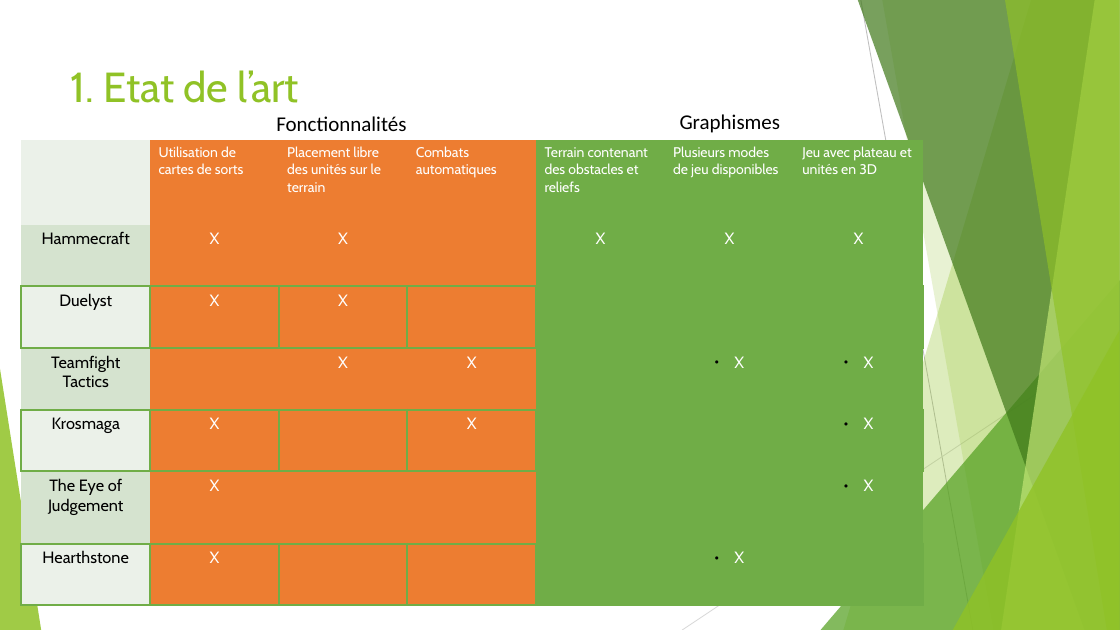
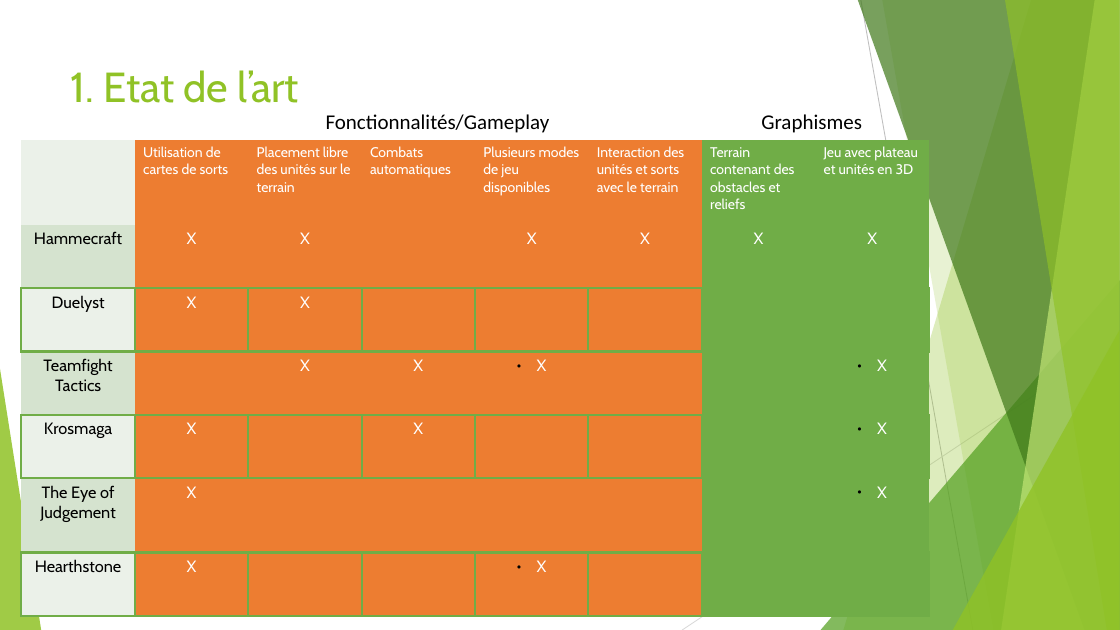
Before and after one commit to PNS-PS7and8/pns-innov1920-pns-innov1920-n, a slide deck: slide 3 of EtatDeLArt.odp. Drawn at 1120x630 pixels with LibreOffice and Linux fonts; fonts in the diff are those of the drawing. Boxes give left, top, right and bottom in pixels: in the first picture for what was removed or moved away, otherwise in the second. Text is boxed around its words. In the diff, an @@ line names an element or a change of style, - is before the commit and + after.

Commit message:
maj etat de l'art

```diff
--- a/EtatDeLArt.odp
+++ b/EtatDeLArt.odp
@@ text at [326,114,550,133]: text changed @@
-Fonctionnalités
+Fonctionnalités/Gameplay
@@ text "Graphismes": place and size @@
-text "Graphismes" at [680,114,781,133]
+text "Graphismes" at [761,114,862,133]
@@ table at [22,140,930,616] @@
+column 5: Plusieurs modes de jeu disponibles | X |  | X |  |  | X
+column 6: Interaction des unités et sorts avec le terrain | X |  |  |  |  | 
-column 6: Plusieurs modes de jeu disponibles | X |  | X |  |  | X
@@ table: place and size @@
-table at [22,140,923,606]
+table at [22,140,930,616]
```
Also in this commit, not shown: 4 other slides changed, 1 other file.
